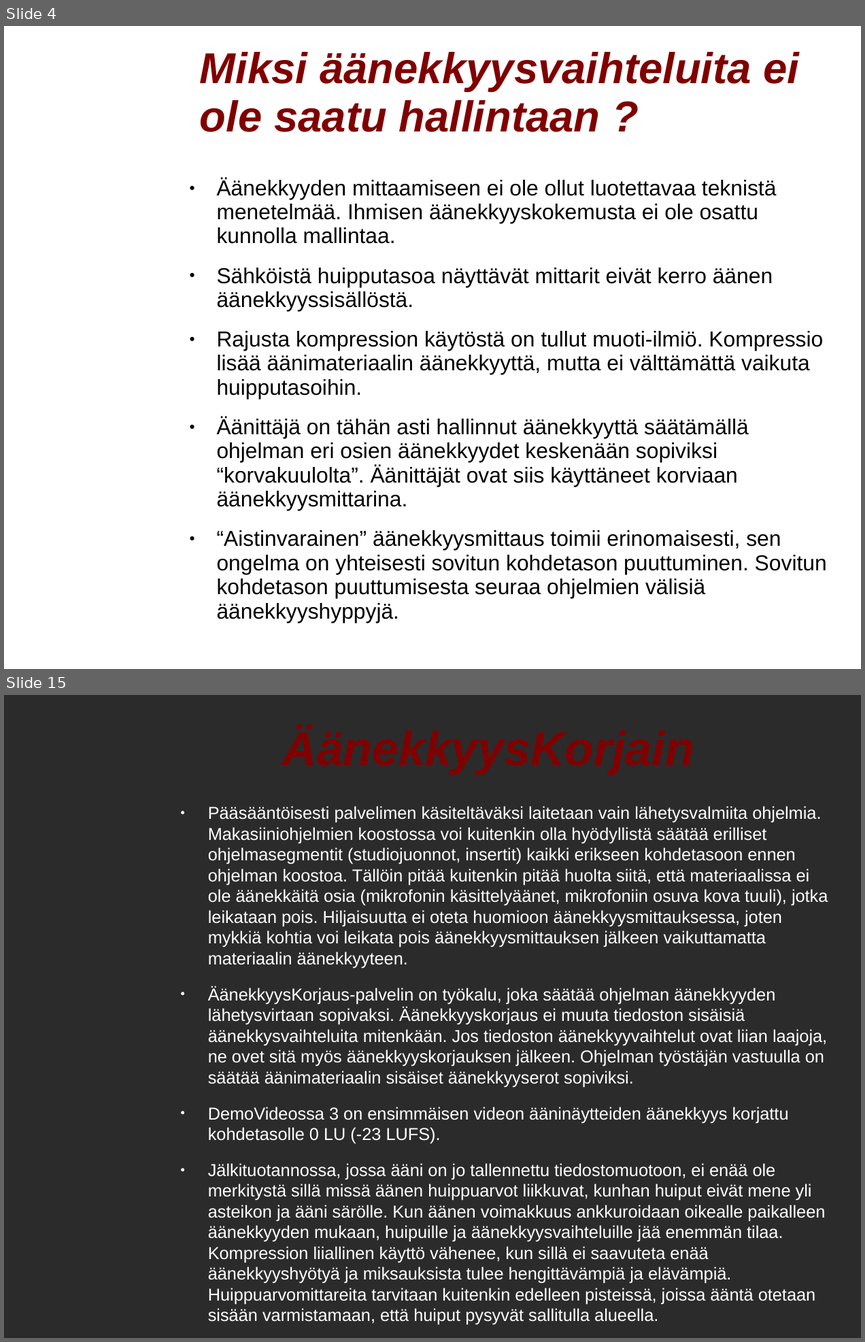
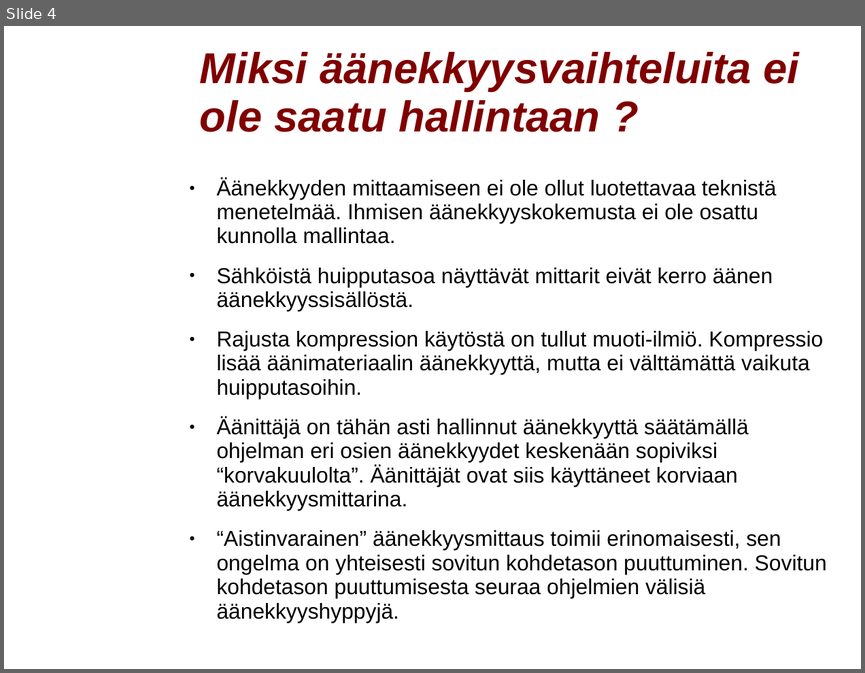
Before and after one commit to mhartzel/Introduction_To_Loudness_Correction, a slide deck: odp/Aanekkyyden Hallinta.odp. Shown one above the other, each under a label of ours: slides 4 and 15 before the commit, slide 4 after it; the slides between them are not shown. The pictures are 865x1342 and 865x673 pixels, drawn with LibreOffice and Linux fonts; fonts in the diff are those of the drawing; background and template pictures are left out; a plain dark background stands for a picture behind light text. Boxes give left, top, right and bottom in pixels: in the first picture for what was removed or moved away, otherwise in the second. Text is boxed around its words. In the diff, an @@ line names an element or a change of style, - is before the commit and + after.

```diff
--- a/odp/Aanekkyyden Hallinta.odp
+++ b/odp/Aanekkyyden Hallinta.odp
@@ slide 15 removed at bbox=[4, 695, 861, 1338], background picture (left out) @@
@@ title removed at bbox=[195, 719, 769, 775] @@
-ÄänekkyysKorjain
@@ text removed at bbox=[208, 806, 827, 1325] @@
-● Pääsääntöisesti palvelimen käsiteltäväksi laitetaan vain lähetysvalmiita ohjelmia. Makasiiniohjelmien koostossa voi kuitenkin olla hyödyllistä säätää erilliset ohjelmasegmentit (studiojuonnot, insertit) kaikki erikseen kohdetasoon ennen ohjelman koostoa. Tällöin pitää kuitenkin pitää huolta siitä, että materiaalissa ei ole äänekkäitä osia (mikrofonin käsittelyäänet, mikrofoniin osuva kova tuuli), jotka leikataan pois. Hiljaisuutta ei oteta huomioon äänekkyysmittauksessa, joten mykkiä kohtia voi leikata pois äänekkyysmittauksen jälkeen vaikuttamatta materiaalin äänekkyyteen.
-● ÄänekkyysKorjaus-palvelin on työkalu, joka säätää ohjelman äänekkyyden lähetysvirtaan sopivaksi. Äänekkyyskorjaus ei muuta tiedoston sisäisiä äänekkysvaihteluita mitenkään. Jos tiedoston äänekkyyvaihtelut ovat liian laajoja, ne ovet sitä myös äänekkyyskorjauksen jälkeen. Ohjelman työstäjän vastuulla on säätää äänimateriaalin sisäiset äänekkyyserot sopiviksi.
-● DemoVideossa 3 on ensimmäisen videon ääninäytteiden äänekkyys korjattu kohdetasolle 0 LU (-23 LUFS).
-● Jälkituotannossa, jossa ääni on jo tallennettu tiedostomuotoon, ei enää ole merkitystä sillä missä äänen huippuarvot liikkuvat, kunhan huiput eivät mene yli asteikon ja ääni särölle. Kun äänen voimakkuus ankkuroidaan oikealle paikalleen äänekkyyden mukaan, huipuille ja äänekkyysvaihteluille jää enemmän tilaa. Kompression liiallinen käyttö vähenee, kun sillä ei saavuteta enää äänekkyyshyötyä ja miksauksista tulee hengittävämpiä ja elävämpiä. Huippuarvomittareita tarvitaan kuitenkin edelleen pisteissä, joissa ääntä otetaan sisään varmistamaan, että huiput pysyvät sallitulla alueella.
```
Also in this commit, not shown: 10 slides changed, 20 slides added, 5 other slides removed, 1 other file.
